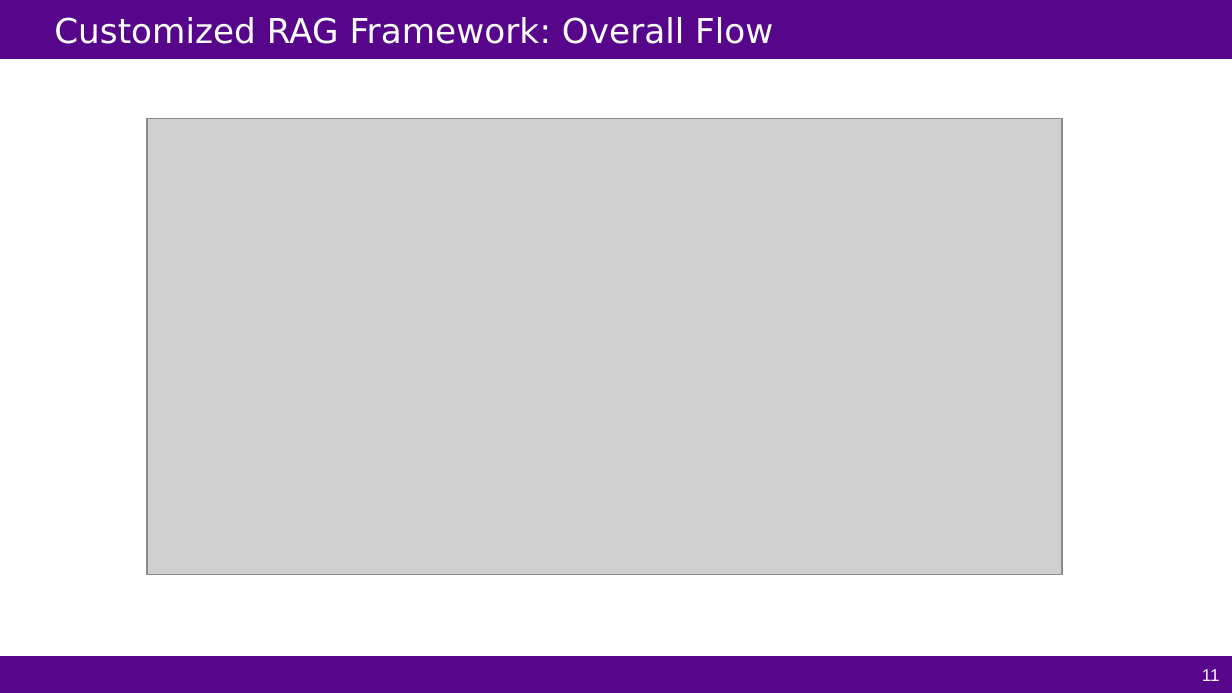
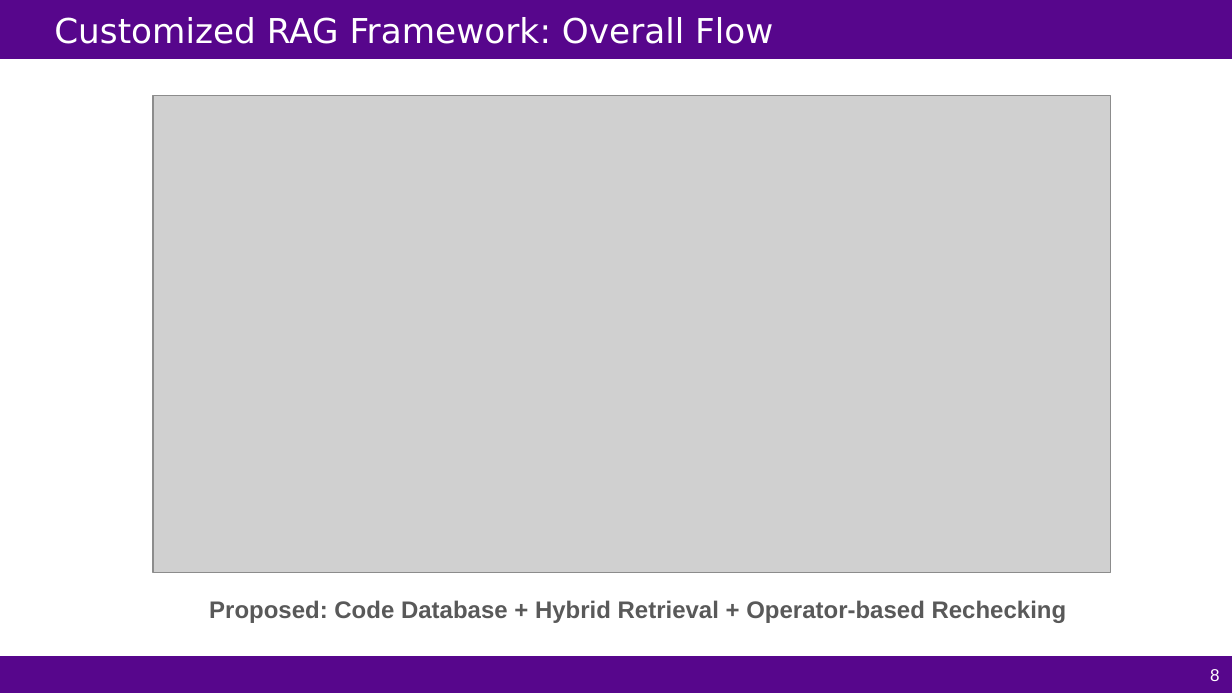
Before and after one commit to FCHXWH823/LLM4ChipDesign, a slide deck: slide 8 of slides/MLCAD25-Hybrid-NL2SVA.pptx (slide 11 before the commit). Drawn at 1232x693 pixels with LibreOffice and Linux fonts; fonts in the diff are those of the drawing; grey boxes stand for pictures. Boxes give left, top, right and bottom in pixels: in the first picture for what was removed or moved away, otherwise in the second. Text is boxed around its words. In the diff, an @@ line names an element or a change of style, - is before the commit and + after.

Commit message:
update Hybrid-NL2SVA slides

```diff
--- a/slides/MLCAD25-Hybrid-NL2SVA.pptx
+++ b/slides/MLCAD25-Hybrid-NL2SVA.pptx
@@ picture: place and size @@
-picture at bbox=[147, 118, 1062, 574]
+picture at bbox=[153, 96, 1110, 573]
@@ text added at bbox=[209, 600, 1067, 623], 14 pt, text #595959, bold @@
+Proposed: Code Database + Hybrid Retrieval + Operator-based Rechecking
@@ page number at bbox=[1210, 669, 1220, 681]: text changed @@
-11
+8
```
Also in this commit, not shown: 5 other slides changed, 3 slides added, 2 slides removed.
